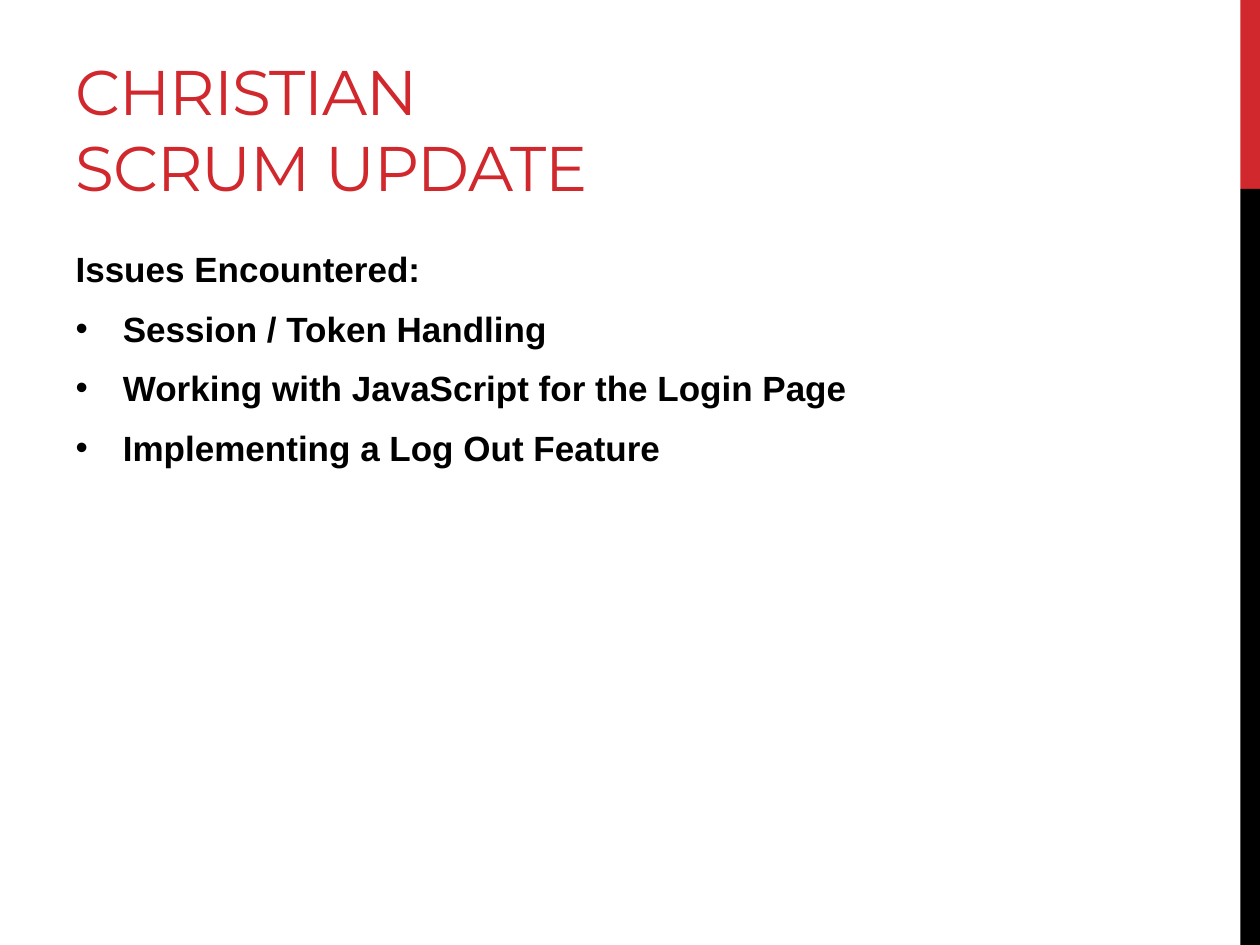
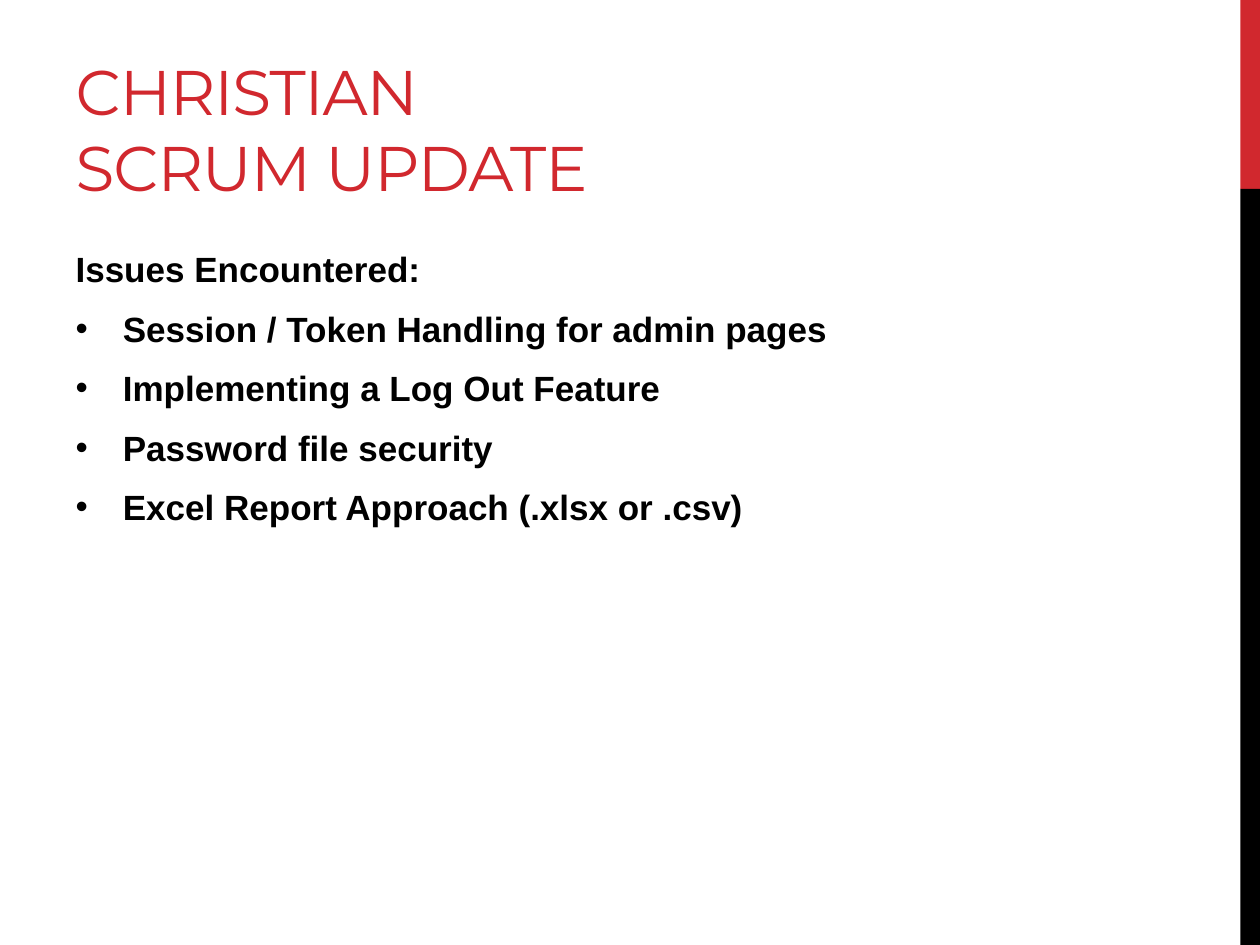
Before and after one commit to AndreasSchwagerl/RR-Survey-System, a slide deck: slide 9 of Presentation/Web Survey System - SCRUM Update 1.pptx. Drawn at 1260x945 pixels with LibreOffice and Linux fonts; fonts in the diff are those of the drawing. Boxes give left, top, right and bottom in pixels: in the first picture for what was removed or moved away, otherwise in the second. Text is boxed around its words. In the diff, an @@ line names an element or a change of style, - is before the commit and + after.

```diff
--- a/Presentation/Web Survey System - SCRUM Update 1.pptx
+++ b/Presentation/Web Survey System - SCRUM Update 1.pptx
@@ text at [123, 316, 826, 349]: text changed @@
-• Session / Token Handling
-• Working with JavaScript for the Login Page
+• Session / Token Handling for admin pages
@@ text at [123, 435, 743, 527]: paragraphs added @@
+• Password file security
+• Excel Report Approach (.xlsx or .csv)
```
Also in this commit, not shown: 1 other slide changed.
